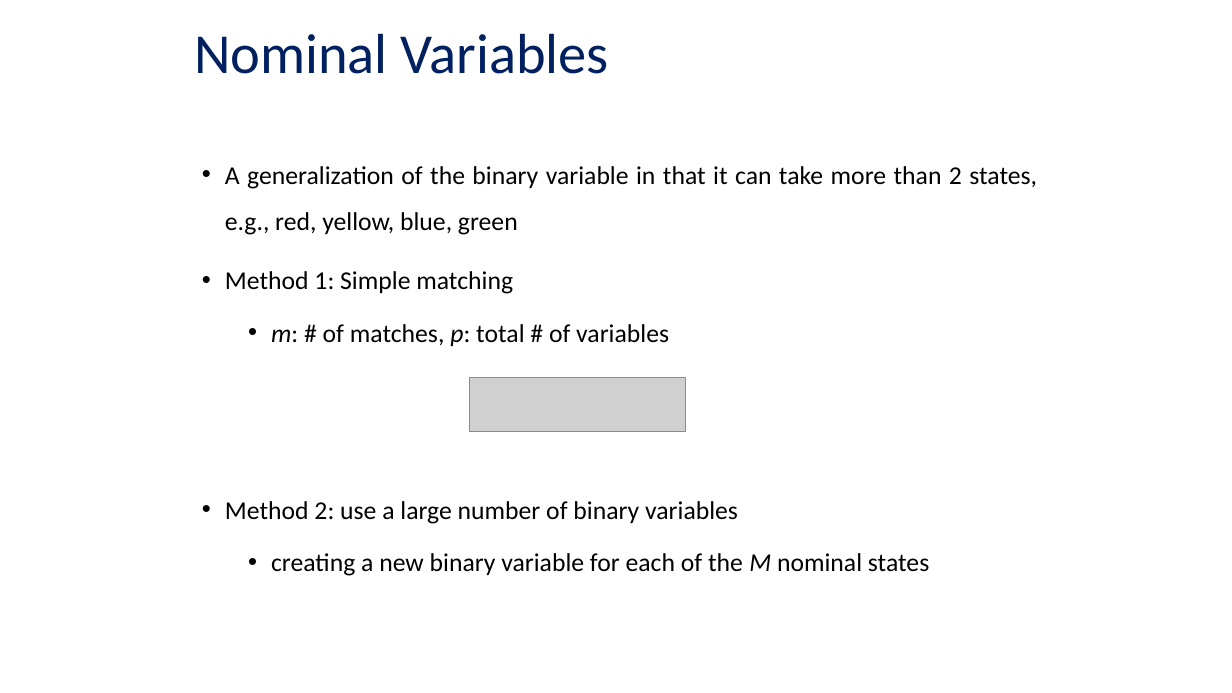
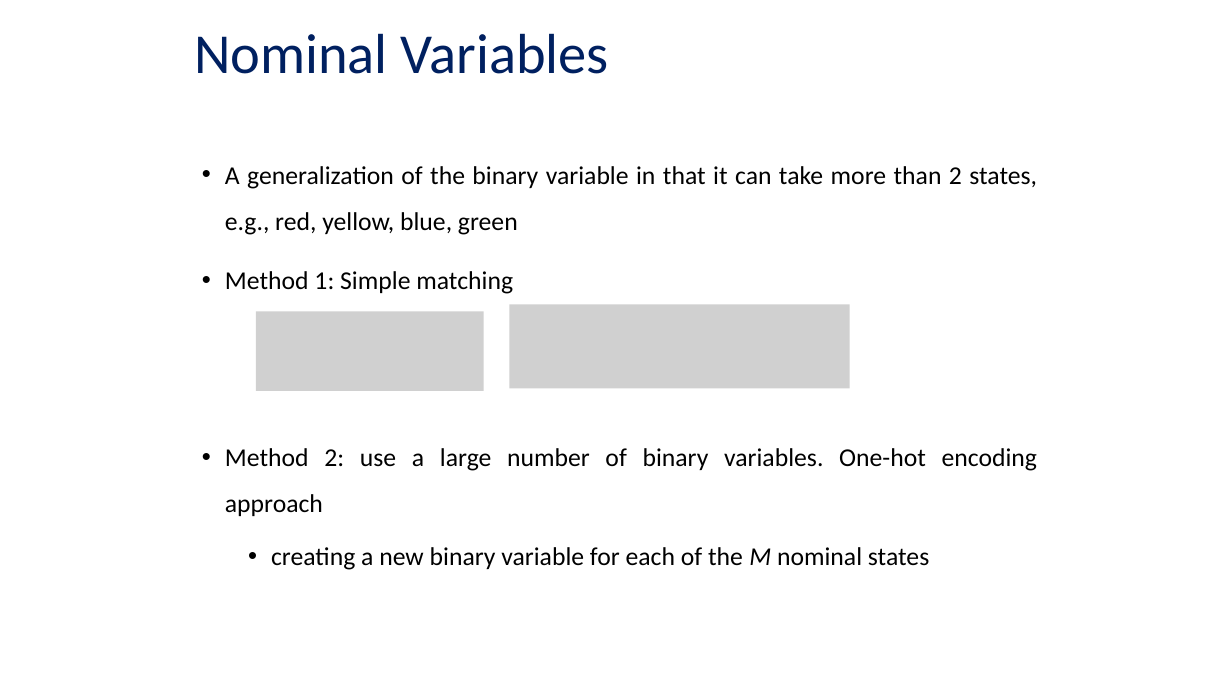
Before and after one commit to mathphysmx/teaching-ml, a slide deck: slide 22 of slides/05_ML_DataTypes.pptx (slide 19 before the commit). Drawn at 1232x693 pixels with LibreOffice and Linux fonts; fonts in the diff are those of the drawing; grey boxes stand for pictures. Boxes give left, top, right and bottom in pixels: in the first picture for what was removed or moved away, otherwise in the second. Text is boxed around its words. In the diff, an @@ line names an element or a change of style, - is before the commit and + after.

```diff
--- a/slides/05_ML_DataTypes.pptx
+++ b/slides/05_ML_DataTypes.pptx
@@ picture added at box(256, 311, 483, 391) @@
@@ picture added at box(509, 305, 849, 389) @@
@@ picture removed at box(470, 377, 685, 431) @@
@@ text at box(225, 448, 1037, 516): text changed @@
-  • m: # of matches, p: total # of variables
-• Method 2: use a large number of binary variables
+• Method 2: use a large number of binary variables. One-hot encoding approach
```
Also in this commit, not shown: 5 other slides changed, 4 slides added, 12 other files.
